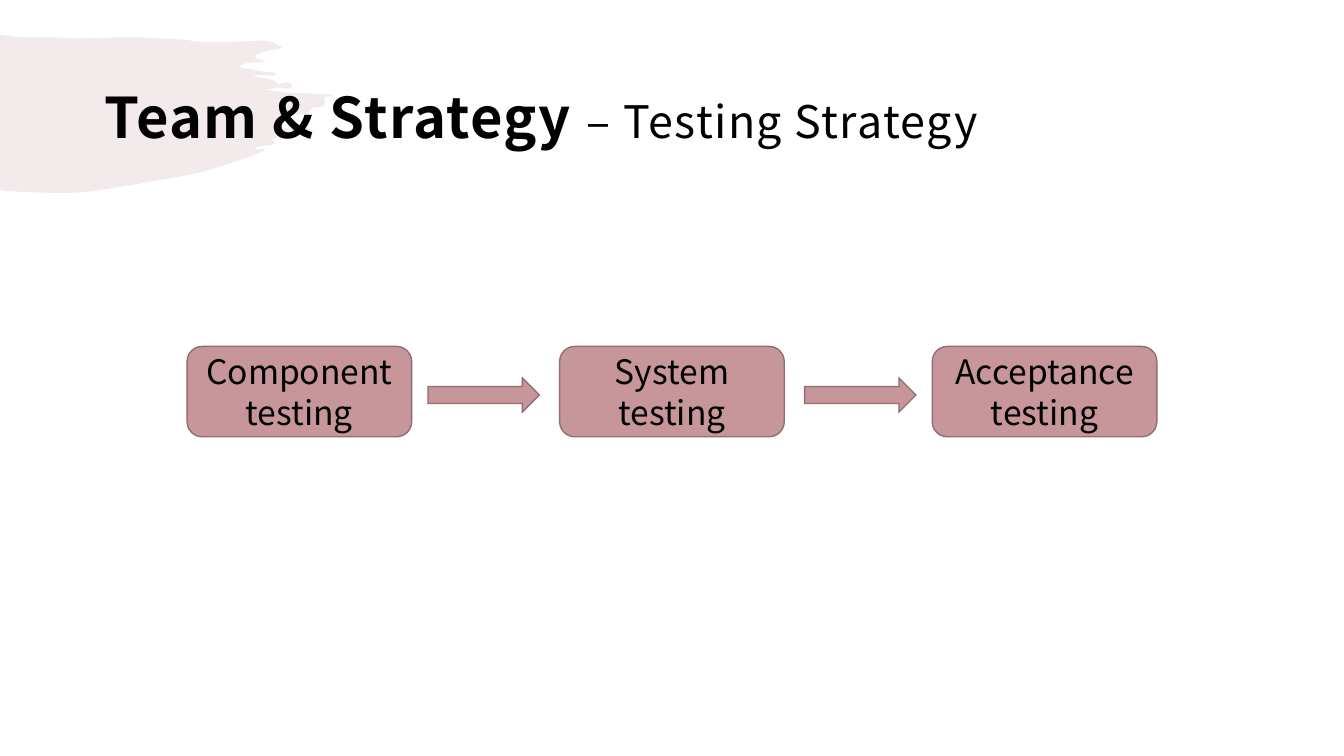
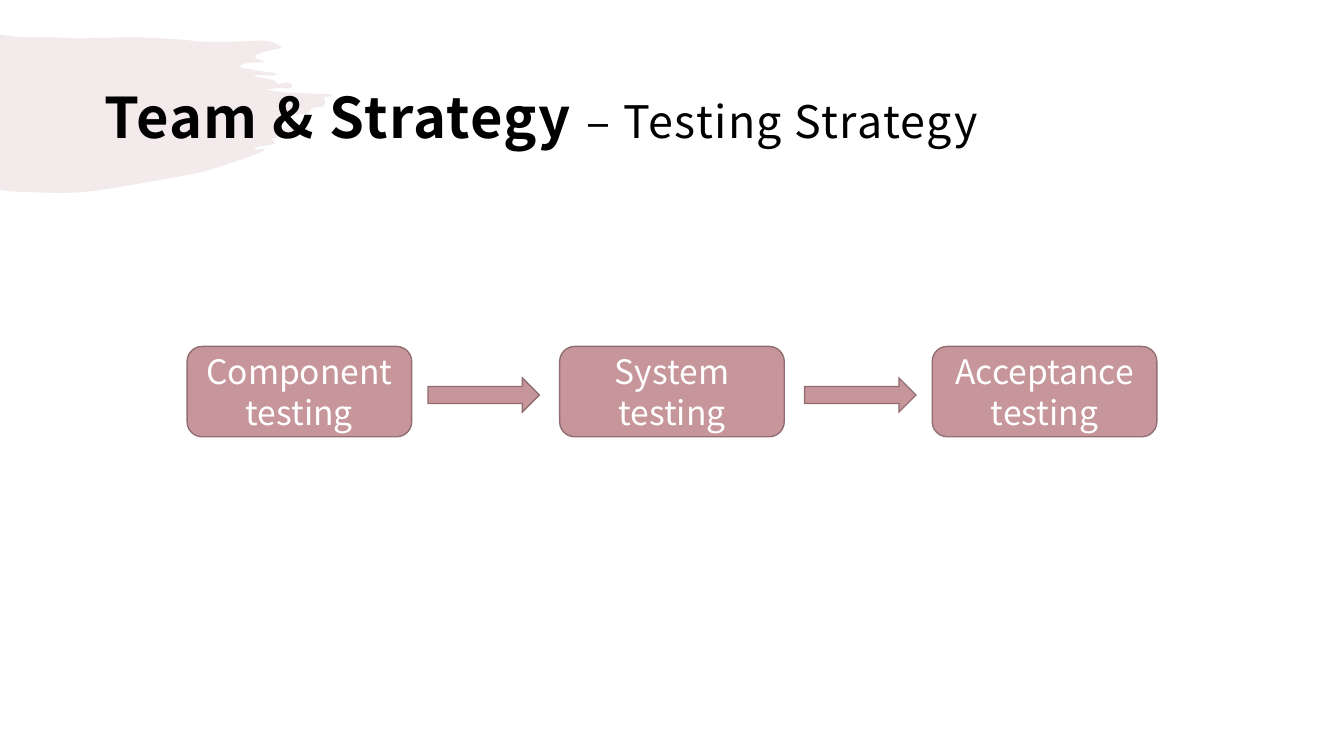
Before and after one commit to droongma/2021spring_41class_team13, a slide deck: slide 3 of Team_n_Strategy.pptx. Drawn at 1344x756 pixels with LibreOffice and Linux fonts; fonts in the diff are those of the drawing. Boxes give left, top, right and bottom in pixels: in the first picture for what was removed or moved away, otherwise in the second. Text is boxed around its words. In the diff, an @@ line names an element or a change of style, - is before the commit and + after.

Commit message:
Team & Strategy 평가지표 추가

```diff
--- a/Team_n_Strategy.pptx
+++ b/Team_n_Strategy.pptx
@@ text colour #000000 to #FFFFFF in 3 elements at bbox=[933, 347, 1157, 438], bbox=[188, 347, 412, 438], bbox=[560, 347, 784, 438] @@
```
Also in this commit, not shown: 1 slide added.
